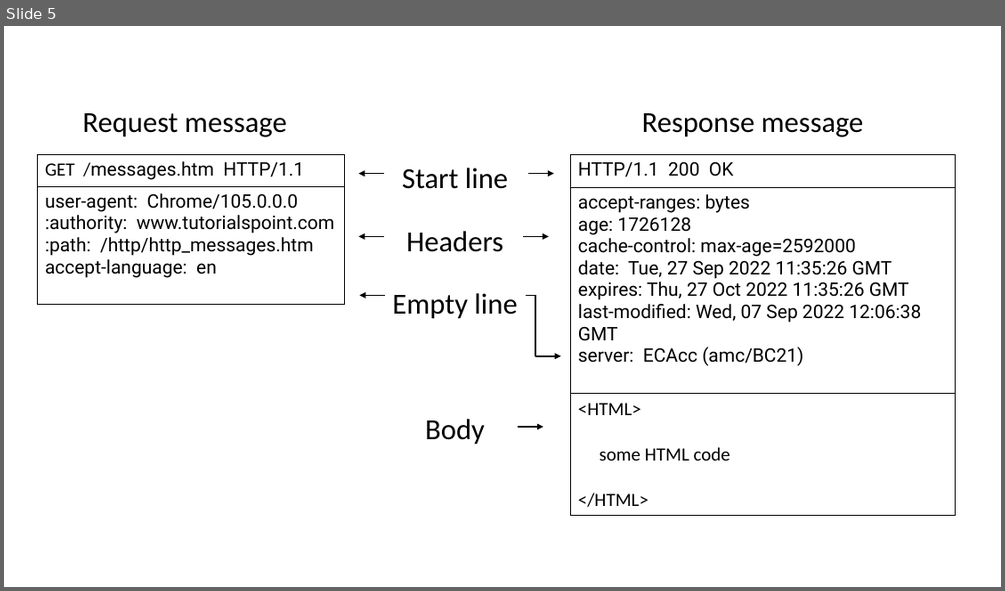
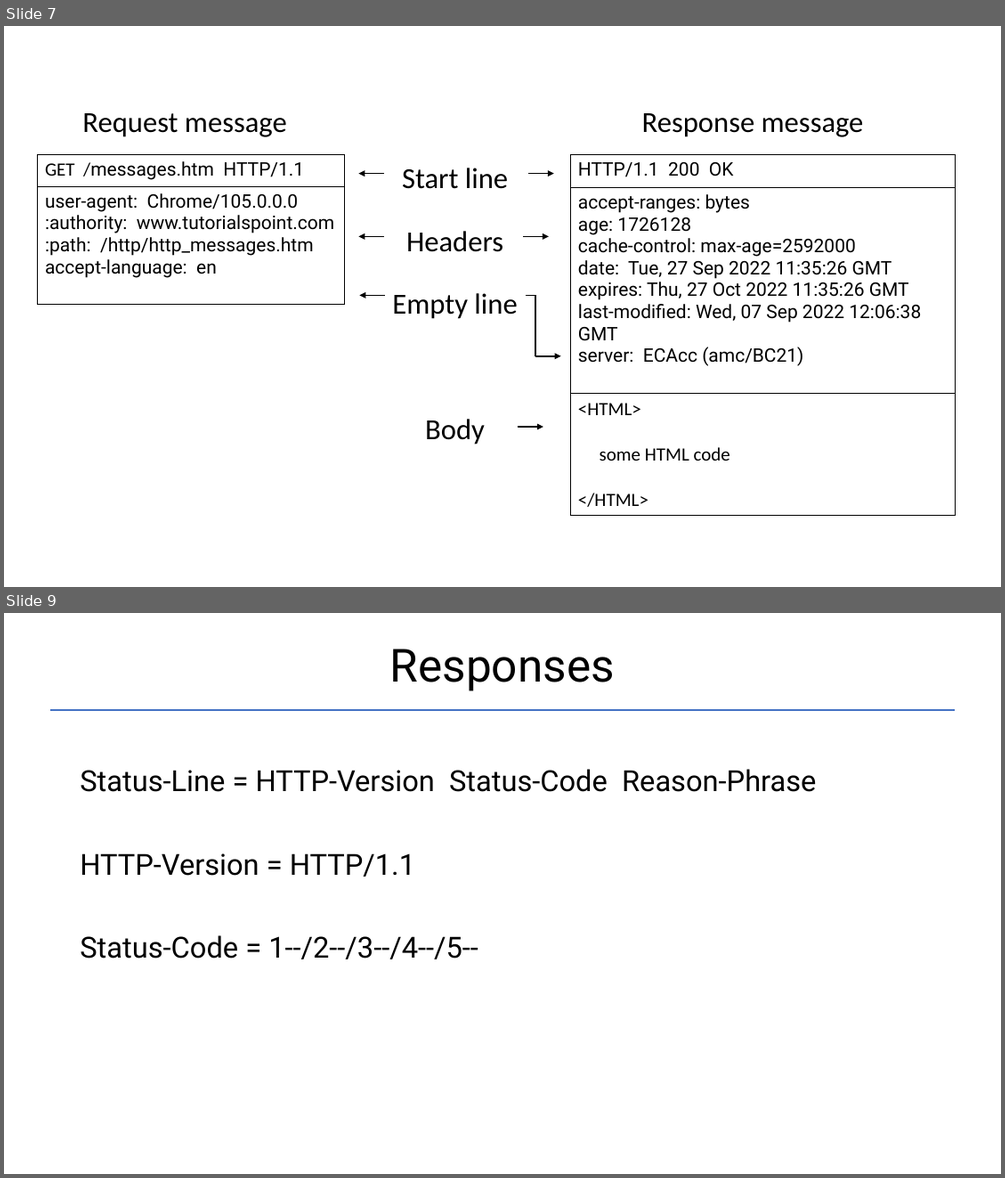
Before and after one commit to Garnik94/Levelup_presentations, a slide deck: Http/Http_presentation.pptx. Shown one above the other, each under a label of ours: slide 5 before the commit, slides 7 and 9 after it; the slides between them are not shown. The pictures are 1005x591 and 1005x1178 pixels, drawn with LibreOffice and Linux fonts; fonts in the diff are those of the drawing. Boxes give left, top, right and bottom in pixels: in the first picture for what was removed or moved away, otherwise in the second. Text is boxed around its words. In the diff, an @@ line names an element or a change of style, - is before the commit and + after.

```diff
--- a/Http/Http_presentation.pptx
+++ b/Http/Http_presentation.pptx
@@ slide 9 added at <box>4,613,1001,1174</box>, background #FFFFFF @@
@@ title added at <box>390,649,615,691</box>, 44 pt, text #000000 @@
+Responses
@@ line added from (50, 710) to (955, 710), #4472C4 1.5 pt @@
@@ text added at <box>80,769,816,959</box>, 28 pt, text #000000 @@
+Status-Line = HTTP-Version Status-Code Reason-Phrase
+HTTP-Version = HTTP/1.1
+Status-Code = 1--/2--/3--/4--/5--
@@ what was slide 5 is now slide 7 @@
```
Also in this commit, not shown: 2 slides changed, 4 other slides added, 1 slide removed, 2 other files.
